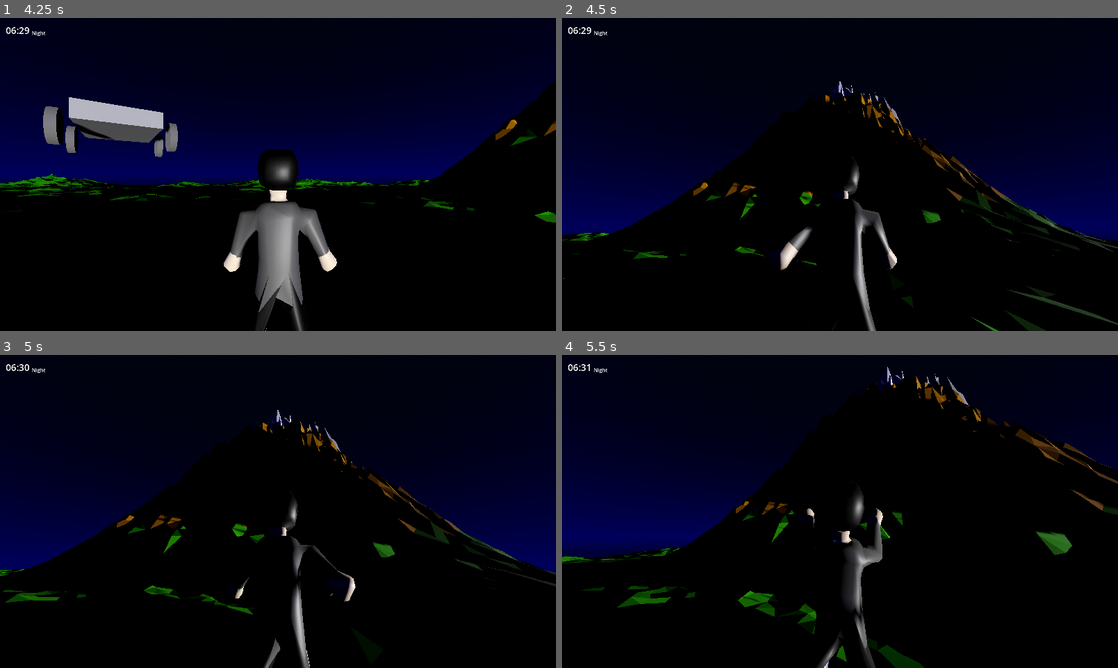
Above: before the commit, frames 1-4 (two rows, left to right).
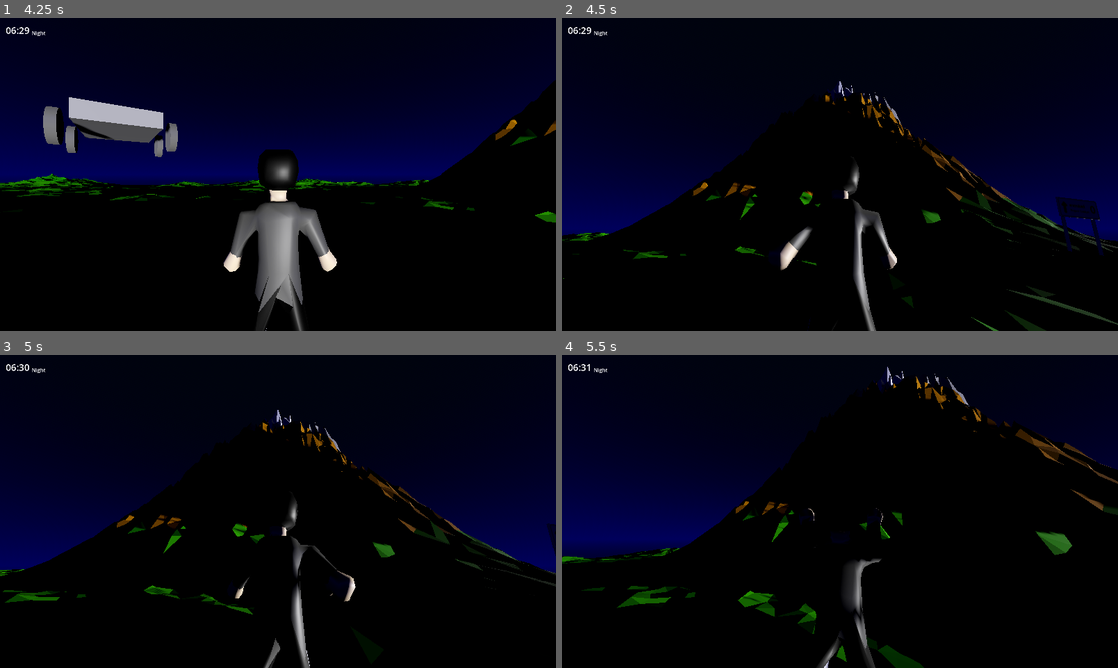
Above: after the commit, the same moments.

Repository: FujaTyping/Tafiya-Tare
Game: Godot game, scene res://UI/menu.tscn
Two runs of this game, one before a commit and one after it. Both use one fixed random seed, a clock stepped at 60 frames per second and the inputs below.
Inputs (mouse positions are in pixels of both pictures, inside the frame that each line leads up to):
- Up to frame 1 (4.25 s): click "Play" at 0.5 s; click "Select Sophia" at 1.25 s; click "Select Joker" at 2 s; move the mouse to (400, 158) at 2.77 s; hold D (right) 2.78-3.53 s; tap E (interaction) at 2.85 s; tap Space (jump) at 3.02, 3.77 s; move the mouse to (166, 190) at 3.52 s; hold S (down) from 3.53 s (still down); tap Alt (toogleMouse) at 3.6 s
- Up to frame 2 (4.5 s): move the mouse to (851, 168) at 4.27 s; release S (down) at 4.28 s; hold W (up) from 4.28 s (still down); tap E (interaction) at 4.35 s
- Up to frame 3 (5 s): keep holding W (up)
- Up to frame 4 (5.5 s): keep holding W (up); move the mouse to (834, 517) at 5.02 s; tap Alt (toogleMouse) at 5.1 s; tap Space (jump) at 5.27 s

Frame 1 is identical in both runs. In frame 2, 0.6% of the frame differs, in the area x 88-98%, y 57-76%; in frame 3, less than 0.1%; in frame 4, 0.7%, in the area x 44-58%, y 43-68%.

Commit message:
Add thailand style assets

Diff:
--- a/game.tscn
+++ b/game.tscn
@@ -8,8 +8,10 @@
 [ext_resource type="AudioStream" uid="uid://c53hh3y5pe3xm" path="res://Sound/Midnight Mist Drive.mp3" id="6_ryrav"]
 [ext_resource type="AudioStream" uid="uid://dlinmocgjn065" path="res://Sound/Emerald Oasis Drive.mp3" id="7_eow3j"]
 [ext_resource type="PackedScene" uid="uid://bwgom6evidtgx" path="res://Terrain/Tree/tree2.glb" id="8_hve3p"]
+[ext_resource type="PackedScene" uid="uid://04xwde2wwh2x" path="res://Model/WaySign.glb" id="8_iotsf"]
 [ext_resource type="PackedScene" uid="uid://bg4l86s7iwjuj" path="res://Terrain/Tree/Tree1.glb" id="8_j5wjh"]
 [ext_resource type="PackedScene" uid="uid://bn2w4w1eqgmpg" path="res://Terrain/Rock/rock1.glb" id="9_vef74"]
+[ext_resource type="PackedScene" uid="uid://dqlrid0vud0hj" path="res://Model/Lakkilo.glb" id="11_mfdv2"]
 
 [sub_resource type="ProceduralSkyMaterial" id="ProceduralSkyMaterial_fc0e3"]
 sky_top_color = Color(0.03529412, 0.05490196, 0.078431375, 1)
@@ -165,6 +167,9 @@
 
 [node name="AssetsTerrain" type="Node3D" parent="."]
 
+[node name="WaySign" parent="AssetsTerrain" instance=ExtResource("8_iotsf")]
+transform = Transform3D(0.28453815, 0, 0.09641815, 0.005062094, 0.34949946, -0.019683097, -0.083845146, 0.021100793, 0.32601768, 12.573067, 0.3046844, 9.689616)
+
 [node name="tree2" parent="AssetsTerrain" instance=ExtResource("8_hve3p")]
 transform = Transform3D(0.5382335, 0, 0, 0, 0.5497348, 0, 0, 0, 0.47693327, -10.213392, 0.15431519, 8.797432)
 
@@ -188,3 +193,6 @@
 
 [node name="rock2" parent="AssetsTerrain" instance=ExtResource("9_vef74")]
 transform = Transform3D(-0.05629748, 0, -0.3159167, 0, 0.30512974, 0, 0.27264106, 0, -0.06523347, -9.762349, 0.3583097, -3.0182612)
+
+[node name="Lakkilo" parent="AssetsTerrain" instance=ExtResource("11_mfdv2")]
+transform = Transform3D(-0.20408554, 0, 0.13267483, 0, 0.23856938, 0, -0.1295866, 0, -0.2089492, 12.769215, 0.26227897, 14.445601)
Binary file added: Model/Lakkilo.glb
Not shown, added: Model/Lakkilo.glb.import
Binary file added: Model/Lakkilo_Lakkilo.png
Not shown, added: Model/Lakkilo_Lakkilo.png.import
Binary file added: Model/WaySign.glb
Not shown, added: Model/WaySign.glb.import
Binary file added: Model/WaySign_SCube.png
Not shown, added: Model/WaySign_SCube.png.import
Not shown: 1 places in game.tscn that only renumber resources
